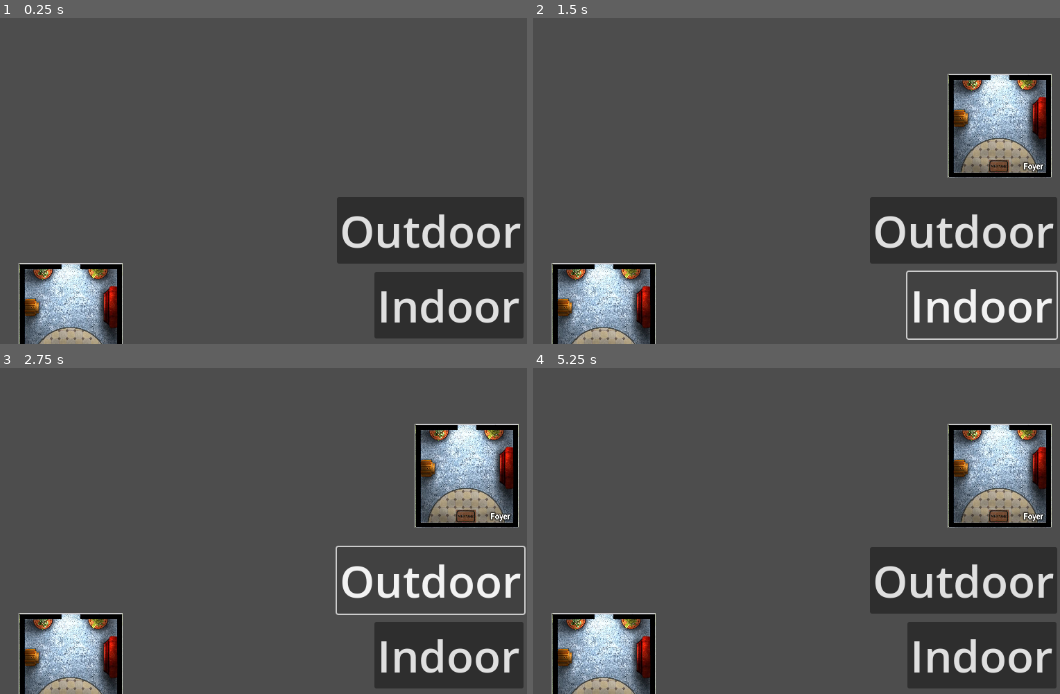
Above: before the commit, frames 1-4 (two rows, left to right).
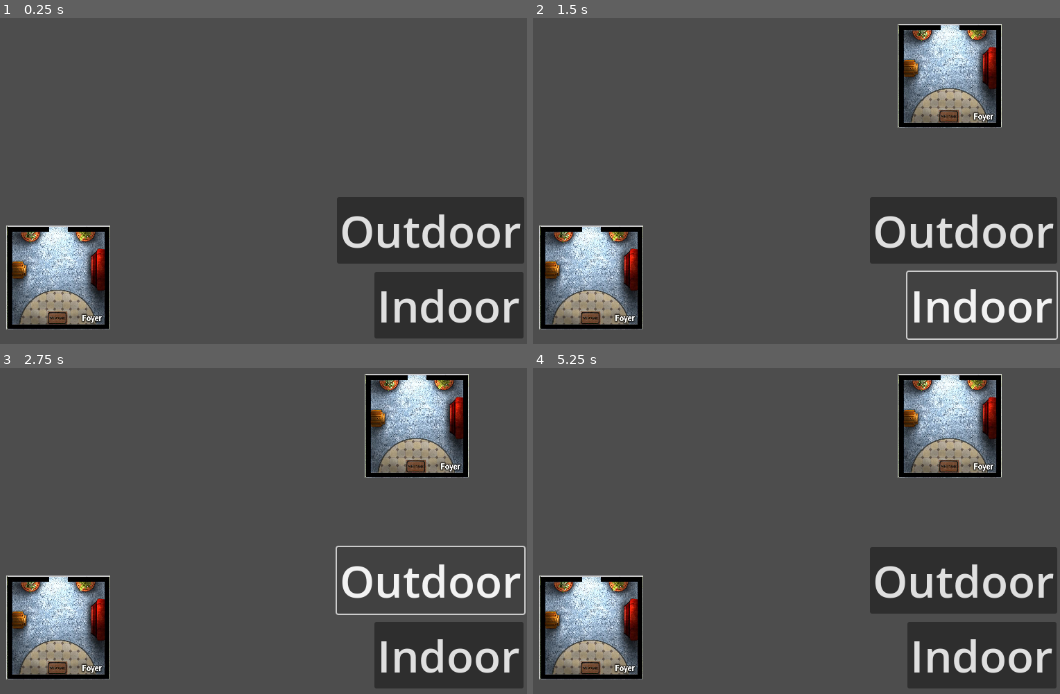
Above: after the commit, the same moments.

Repository: angelaliuyl/godot-zimp
Game: Godot game, scene res://main.tscn
The game is run twice, just before and just after one commit, with the same random seed, the same clock (stepped at 60 frames per second) and the same inputs.
Inputs (mouse positions are in pixels of both pictures, inside the frame that each line leads up to; where the layout moved, square brackets give the same spot in the first picture):
- Up to frame 1 (0.25 s): no input
- Up to frame 2 (1.5 s): click (590, 278) [606, 314] at 0.5 s; click "Indoor" at 1.25 s
- Up to frame 3 (2.75 s): click "Outdoor" at 2 s
- Up to frame 4 (5.25 s): click (606, 664) at 2.77 s; click "Indoor" at 3.5 s; click "Outdoor" at 4.25 s; click (606, 664) at 5.02 s

The runs differ from the first frame. In frame 1, 7.1% of the frame differs, in the area x 1-24%, y 63-100%; in frame 2, 17%, in the area x 1-99%, y 1-100%; in frame 3, 17%; in frame 4, 17%.

Commit message:
changed tile node to CharacterBody2D
* changed node type to CharacterBody2D to make use of collision logic (move_and_slide)
* added some child nodes to try to do locking (non-functional atm)

Diff:
--- a/main.tscn
+++ b/main.tscn
@@ -13,7 +13,7 @@
 [node name="HUD" parent="." instance=ExtResource("2_624k5")]
 
 [node name="StartingTileMarker" type="Marker2D" parent="."]
-position = Vector2(422, 534)
+position = Vector2(476, 552)
 
 [node name="NewTileMarker" type="Marker2D" parent="."]
 position = Vector2(993, 261)
--- a/room_tile.gd
+++ b/room_tile.gd
@@ -1,7 +1,9 @@
-extends Area2D
+extends CharacterBody2D
 
 var dragging = false
-var offset = Vector2(0,0)
+var offset = Vector2.ZERO
+var collision = false
+var right_area_entered = false
 
 # Called when the node enters the scene tree for the first time.
 func _ready():
@@ -10,17 +12,31 @@
 
 # Called every frame. 'delta' is the elapsed time since the previous frame.
 func _process(delta):
+	velocity = Vector2.ZERO
 	if dragging:
-		position = get_global_mouse_position() - offset
+		var current_position = position
+		var new_position = get_global_mouse_position() - offset
+
+		_move_and_slide_alt(current_position, new_position, delta)
+		offset = get_global_mouse_position() - position
+
+func _move_and_slide_alt(currentPosition, newPosition, delta):
+	var distance = currentPosition.distance_to(newPosition)
+	var direction = currentPosition.direction_to(newPosition)
+
+	var speed = distance / delta
+	velocity = direction * speed
+
+	move_and_slide()
 
 func start(pos):
 	position = pos
 	show()
+	$CollisionShape2D.disabled = false
 
 func _on_button_button_down():
 	dragging = true
 	offset = get_global_mouse_position() - global_position
 
-
 func _on_button_button_up():
 	dragging = false
--- a/room_tile.tscn
+++ b/room_tile.tscn
@@ -6,26 +6,37 @@
 [sub_resource type="RectangleShape2D" id="RectangleShape2D_8knk0"]
 size = Vector2(149, 148)
 
-[node name="Tile" type="Area2D"]
-position = Vector2(-72, -72)
+[sub_resource type="RectangleShape2D" id="RectangleShape2D_6aqvs"]
+size = Vector2(26, 144)
+
+[node name="Tile" type="CharacterBody2D"]
+disable_mode = 1
+input_pickable = true
 script = ExtResource("1_hlr76")
 metadata/_edit_group_ = true
 
 [node name="TileSprite" type="Sprite2D" parent="."]
-position = Vector2(72, 72)
 scale = Vector2(0.25, 0.25)
 texture = ExtResource("1_3enom")
 
 [node name="CollisionShape2D" type="CollisionShape2D" parent="."]
-position = Vector2(72, 72)
 shape = SubResource("RectangleShape2D_8knk0")
 debug_color = Color(0, 0.6, 0.701961, 0.419608)
 
 [node name="Button" type="Button" parent="."]
 self_modulate = Color(1, 1, 1, 0)
-offset_right = 47.0
-offset_bottom = 31.0
+offset_left = -72.0
+offset_top = -72.0
+offset_right = -25.0
+offset_bottom = -41.0
 scale = Vector2(3.12, 4.68)
+
+[node name="RightSnappingArea" type="Area2D" parent="."]
+
+[node name="CollisionShape2D" type="CollisionShape2D" parent="RightSnappingArea"]
+position = Vector2(88, 7.62939e-06)
+scale = Vector2(0.996583, 1)
+shape = SubResource("RectangleShape2D_6aqvs")
 
 [connection signal="button_down" from="Button" to="." method="_on_button_button_down"]
 [connection signal="button_up" from="Button" to="." method="_on_button_button_up"]
Not shown: 1 places in room_tile.tscn that only renumber resources
